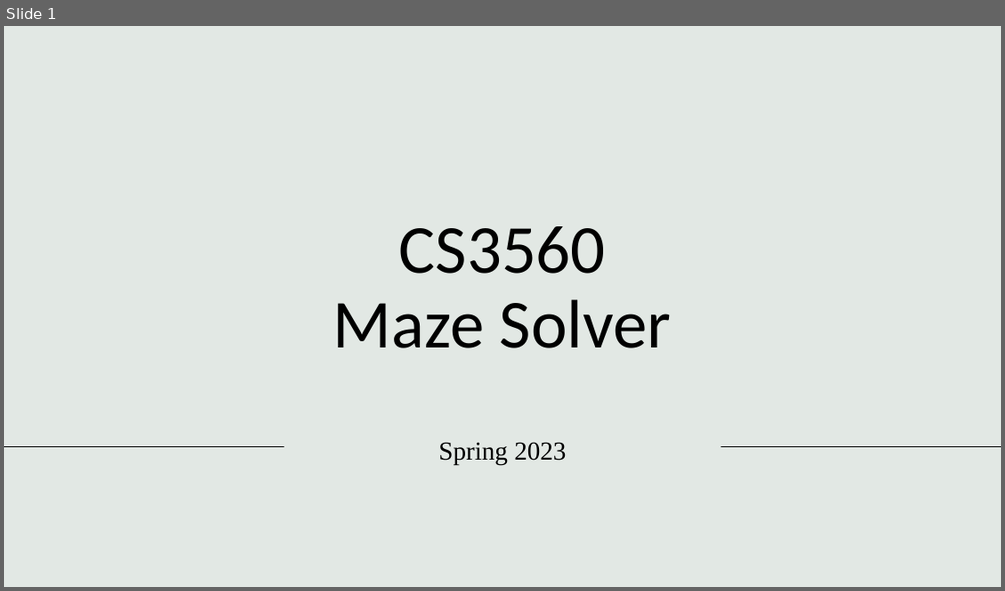
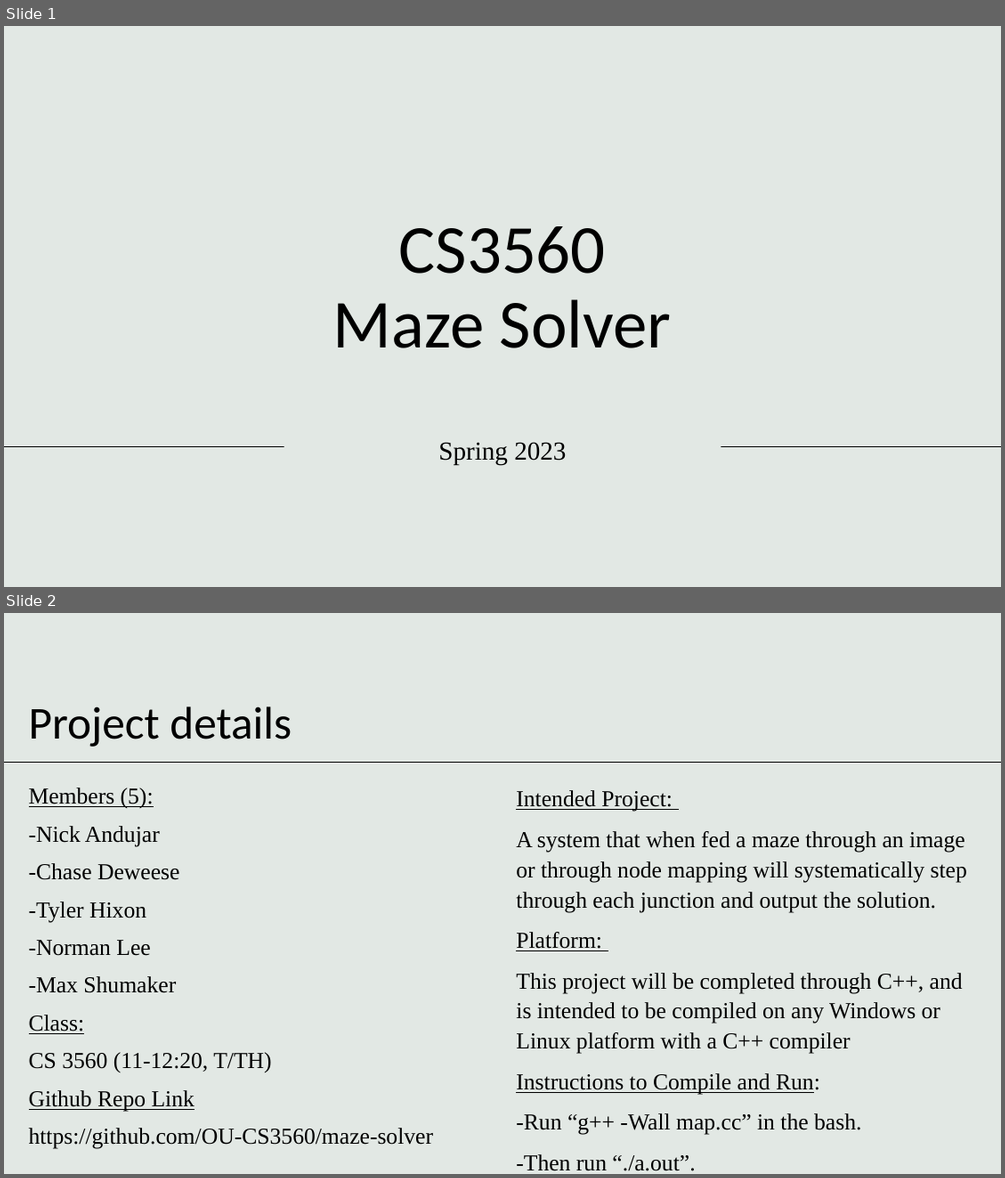
Before and after one commit to andujarnick/SoftwareToolsMazeSolver, a slide deck: presentations/Checkpoint 1.pptx. Shown one above the other, each under a label of ours: slide 1 before the commit, slides 1 and 2 after it. The pictures are 1005x591 and 1005x1178 pixels, drawn with LibreOffice and Linux fonts; fonts in the diff are those of the drawing; background and template pictures are left out. Boxes give left, top, right and bottom in pixels: in the first picture for what was removed or moved away, otherwise in the second. Text is boxed around its words. In the diff, an @@ line names an element or a change of style, - is before the commit and + after.

Commit message:
Finished Powerpoint

```diff
--- a/presentations/Checkpoint 1.pptx
+++ b/presentations/Checkpoint 1.pptx
@@ slide 2 added at (4, 613, 1001, 1174), background #E2E8E4 @@
@@ title added at (29, 706, 291, 747), 44 pt, text #000000 @@
+Project details
@@ line added from (1001, 762) to (4, 762), #000000 0.5 pt @@
@@ text added at (29, 787, 434, 1149), 22 pt, text #000000 @@
+Members (5):
+-Nick Andujar
+-Chase Deweese
+-Tyler Hixon
+-Norman Lee
+-Max Shumaker
+Class:
+CS 3560 (11-12:20, T/TH)
+Github Repo Link
+https://github.com/OU-CS3560/maze-solver
@@ text added at (516, 790, 967, 1171), 22 pt, text #000000 @@
+Intended Project:
+A system that when fed a maze through an image or through node mapping will systematically step through each junction and output the solution.
+Platform:
+This project will be completed through C++, and is intended to be compiled on any Windows or Linux platform with a C++ compiler
+Instructions to Compile and Run:
+-Run “g++ -Wall map.cc” in the bash.
+-Then run “./a.out”.
```
Also in this commit, not shown: 7 other slides added.
